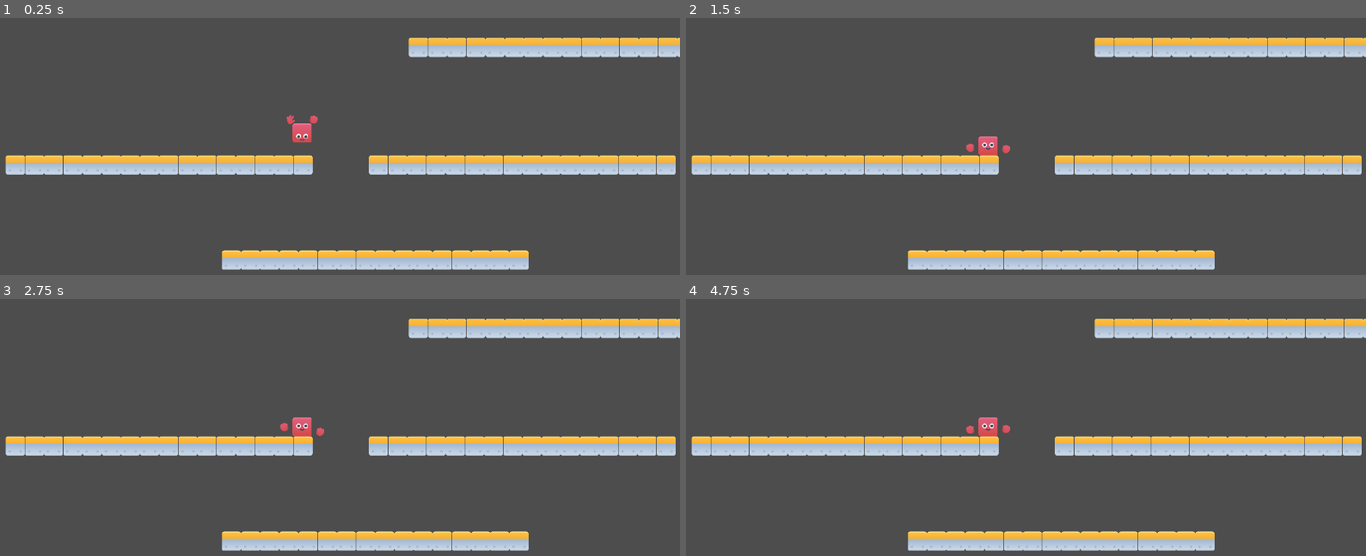
Above: before the commit, frames 1-4 (two rows, left to right).
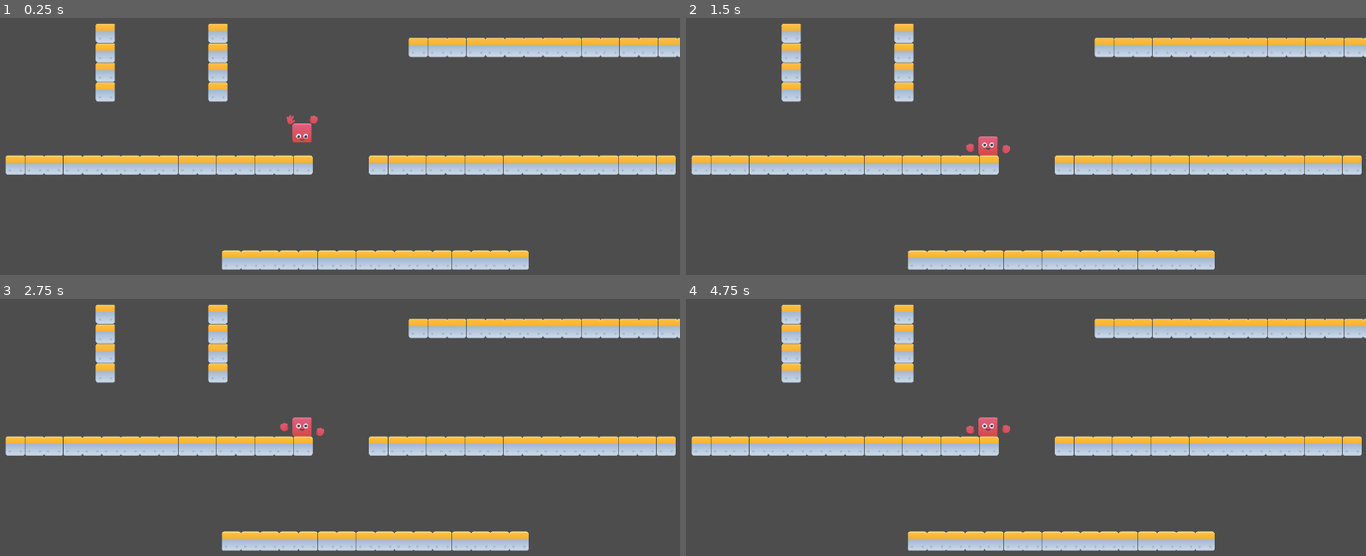
Above: after the commit, the same moments.

Repository: dangjase/kenney-jam-2025
Game: Godot game, scene res://Scenes/proto_level.tscn
The game is run twice, just before and just after one commit, with the same random seed, the same clock (stepped at 60 frames per second) and the same inputs.
Inputs:
- Up to frame 1 (0.25 s): no input
- Up to frame 2 (1.5 s): hold D (move_right) from 0.53 s (still down); tap Space (jump) at 0.77 s; tap Enter at 1.25 s
- Up to frame 3 (2.75 s): tap Space (jump) at 1.52, 2 s; release D (move_right) at 2.03 s; hold A (move_left) from 2.03 s (still down)
- Up to frame 4 (4.75 s): tap Enter at 2.75, 4.25 s; release A (move_left) at 2.78 s; hold D (move_right) 2.78-4.28 s; tap Space (jump) at 3.02, 3.5, 3.77, 4.52 s; hold A (move_left) from 4.28 s (still down)

The runs differ from the first frame. In frame 1, 1.8% of the frame differs, in the area x 14-34%, y 2-33%; in frame 2, 1.8%; in frame 3, 1.8%; in frame 4, 1.8%.

Commit message:
add wall bounce

Diff:
--- a/powerjump/Scenes/proto_level.tscn
+++ b/powerjump/Scenes/proto_level.tscn
@@ -203,3 +203,27 @@
 [node name="Camera2D" type="Camera2D" parent="."]
 position = Vector2(1, -235)
 zoom = Vector2(0.4, 0.4)
+
+[node name="test_block2" parent="." instance=ExtResource("1_p4yaa")]
+position = Vector2(-496, -308)
+
+[node name="test_block3" parent="." instance=ExtResource("1_p4yaa")]
+position = Vector2(-496, -391)
+
+[node name="test_block4" parent="." instance=ExtResource("1_p4yaa")]
+position = Vector2(-496, -473)
+
+[node name="test_block5" parent="." instance=ExtResource("1_p4yaa")]
+position = Vector2(-496, -556)
+
+[node name="test_block6" parent="." instance=ExtResource("1_p4yaa")]
+position = Vector2(-968, -308)
+
+[node name="test_block7" parent="." instance=ExtResource("1_p4yaa")]
+position = Vector2(-968, -391)
+
+[node name="test_block8" parent="." instance=ExtResource("1_p4yaa")]
+position = Vector2(-968, -473)
+
+[node name="test_block9" parent="." instance=ExtResource("1_p4yaa")]
+position = Vector2(-968, -556)
--- a/powerjump/Scripts/player.gd
+++ b/powerjump/Scripts/player.gd
@@ -7,6 +7,7 @@
 const HORIZONTAL_SPEED: float = 800
 const MAX_FALL_SPEED: float = 2200
 const MIN_JUMP_HOLD_TIME: float = 0.125
+const WALL_BOUNCE_DAMPENING: float = 0.5 # How much speed is kept after a wall bounce
 
 # Animation constants
 const HAND_WAVE_SPEED: float = 5.0
@@ -40,6 +41,7 @@
 var rise_gravity: float
 var direction_input: float
 var animation_time: float = 0.0  # Track time for animations
+var last_velocity: Vector2 = Vector2.ZERO # Store velocity from the previous frame
 
 enum states {
 	GROUNDED,
@@ -60,6 +62,7 @@
 func _physics_process(delta) -> void:
 	handle_input(delta)
 	handle_physics(delta)
+	last_velocity = velocity # Store velocity before any physics calculations
 	move_and_slide()
 
 
@@ -103,13 +106,6 @@
 				change_player_state(states.GROUNDED)
 				velocity.x = 0
 				velocity.y = 0
-			elif (is_on_wall()):
-				#TODO: handle wall bounce
-				pass
-			elif(is_on_ceiling()):
-				#TODO: handle ceiling bounce
-				velocity.y = 0  # Reset vertical velocity on ceiling hit
-				velocity.y += fall_gravity * delta
 			else:
 				# Apply different gravity based on vertical movement
 				if velocity.y < 0:
@@ -122,6 +118,12 @@
 				else:
 					# Falling - use fall gravity
 					velocity.y += fall_gravity * delta
+				if (is_on_wall()): #Bounce off wall
+					velocity.x = -1 * last_velocity.x * WALL_BOUNCE_DAMPENING
+
+					# Update direction_input to match the new velocity direction
+					#NOTE: the player did not actually change input, but we use this to calculate the hand animation
+					direction_input = sign(velocity.x)
 				# Clamp to max fall speed
 				velocity.y = min(velocity.y, MAX_FALL_SPEED)
 
